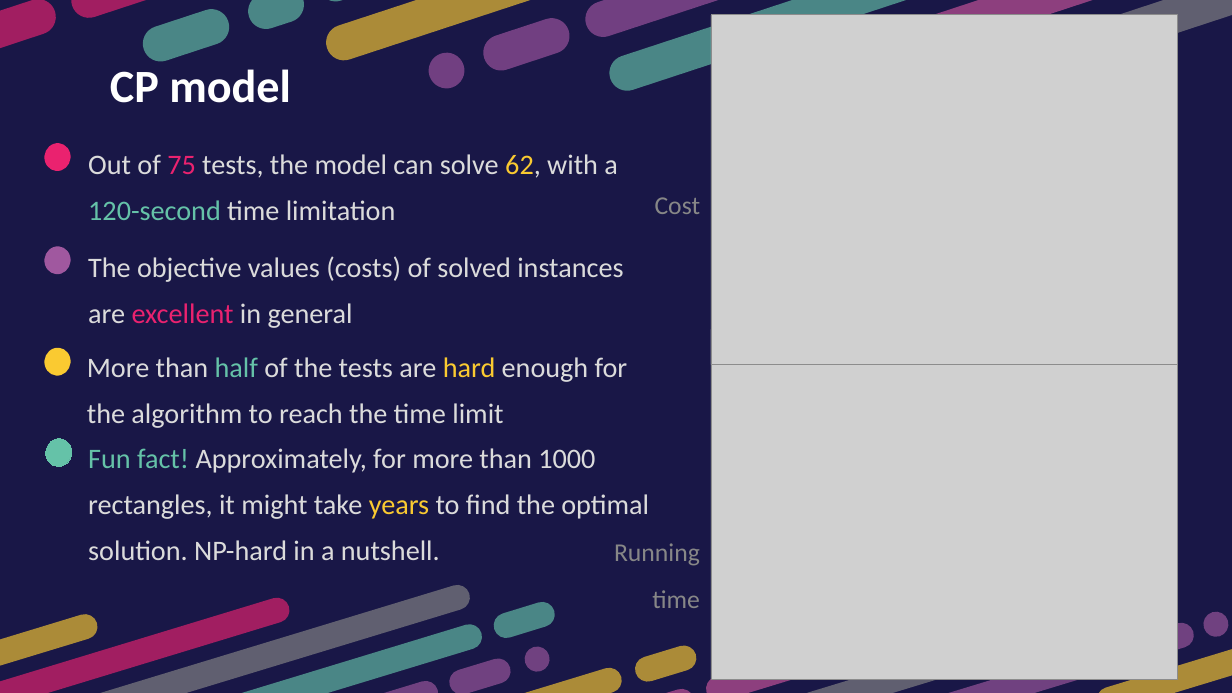
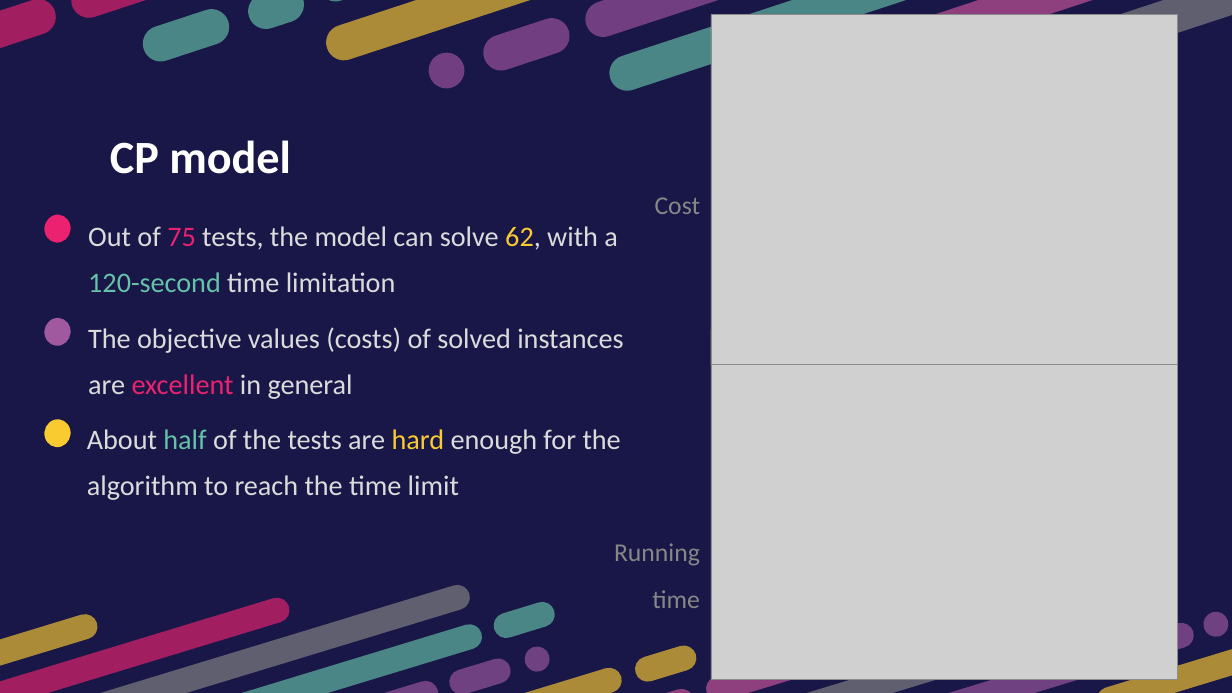
Before and after one commit to htnminh/optimization-project, a slide deck: slide 34 of presentation/General 2D Bin Packing Problem.pptx. Drawn at 1232x693 pixels with LibreOffice and Linux fonts; fonts in the diff are those of the drawing; grey boxes stand for pictures. Boxes give left, top, right and bottom in pixels: in the first picture for what was removed or moved away, otherwise in the second. Text is boxed around its words. In the diff, an @@ line names an element or a change of style, - is before the commit and + after.

```diff
--- a/presentation/General 2D Bin Packing Problem.pptx
+++ b/presentation/General 2D Bin Packing Problem.pptx
@@ 3 texts, 3 freeform shapes: place and size @@
-3 texts, 3 freeform shapes at [40,69,623,380]
+3 texts, 3 freeform shapes at [40,140,623,451]
@@ freeform shape removed at [41,434,75,471] @@
@@ text at [87,429,621,500]: text changed @@
-More than half of the tests are hard enough for the algorithm to reach the time limit
+About half of the tests are hard enough for the algorithm to reach the time limit
@@ text removed at [88,448,649,560] @@
-Fun fact! Approximately, for more than 1000 rectangles, it might take years to find the optimal solution. NP-hard in a nutshell.
```
Also in this commit, not shown: 2 other slides changed, 2 slides added, 1 other file.
